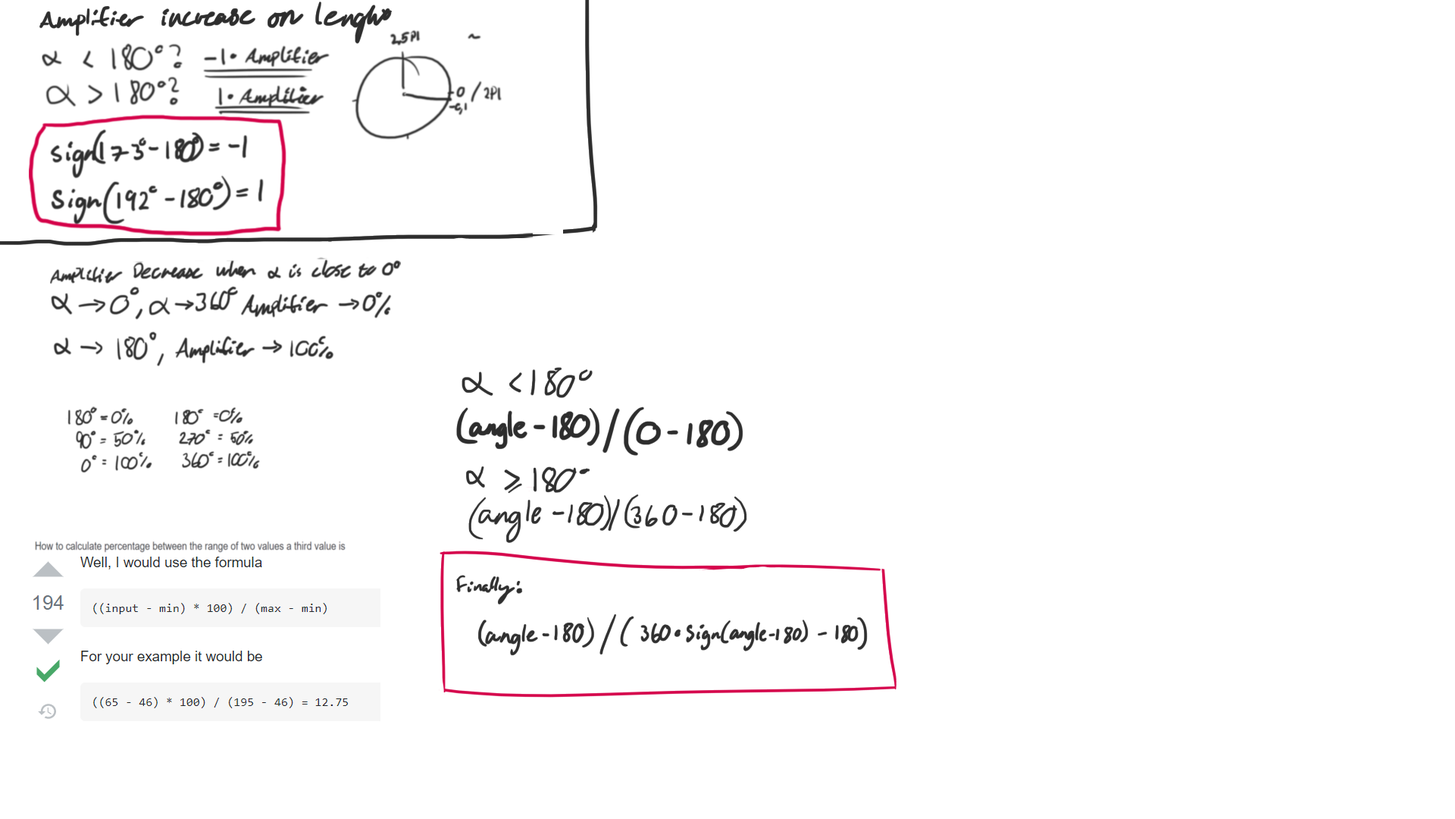
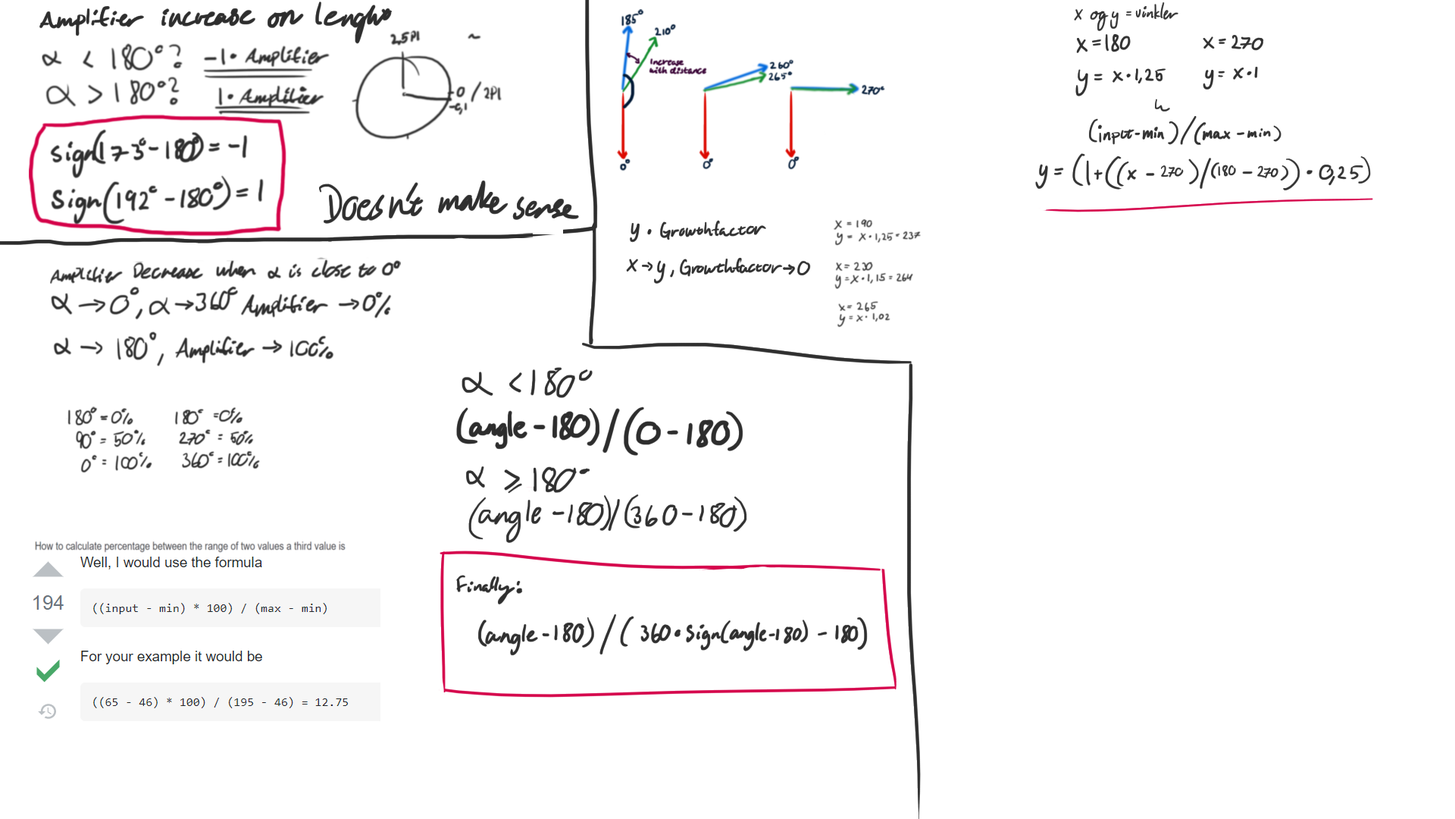
Layer changes from the first (1455, 819) image to the second:
painted on "Paint Layer 1" over [319, 2, 1374, 819]
